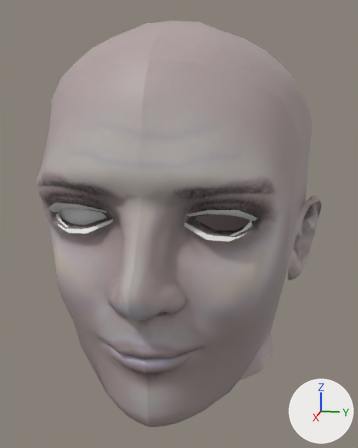
The glTF model Python/pymvu/avatares/Default.Head.Male.glb, before and after one commit.
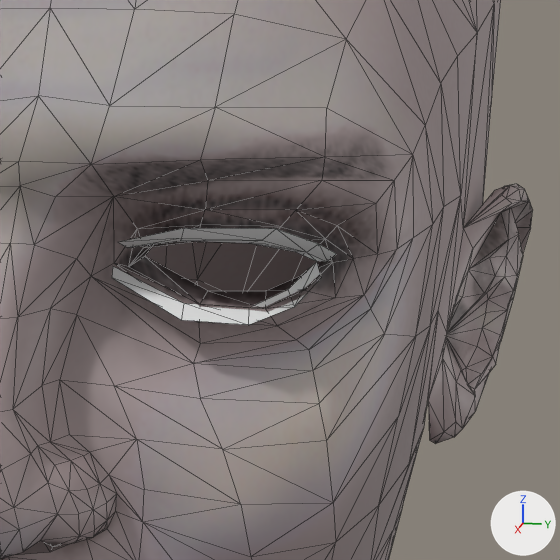
The first picture shows the older version from a 50 mm camera at (0.343, 0.067, 0.757) aimed at (0.011, 0.001, 0.674). The close-ups show both versions on the part from 41% to 92% of the width and 30% to 71% of the height of that picture; other places that the commit changed are outside them. Arrows for +X, +Y and +Z are at lower right; the lights stay in place. The close-ups show mesh edges as thin lines. Vertices at the same position are counted once.

Objects in the first close-up: 'eyelashes', 'head'.
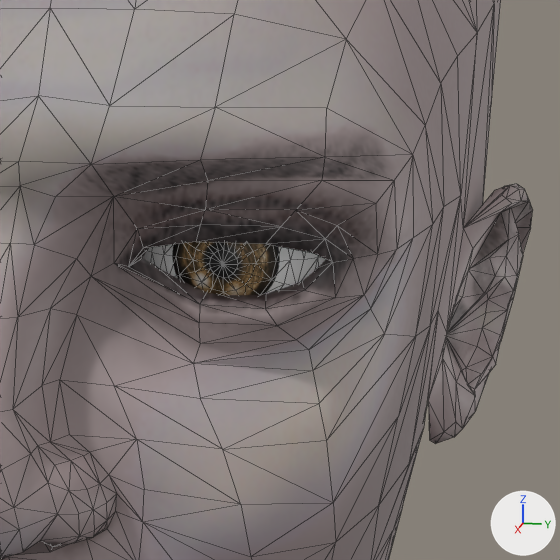
Pixel boxes [x1, y1, x2, y2] of what changed, in the close-ups (560 x 560 px):
'eyes', reshaped (not visible before)
    after: [143, 242, 326, 295]
'eyelashes', deleted
    before: [112, 228, 336, 325]

The change, as a list of edits to the scene's bpy script:
```text
Add img_avatar_eye_dark_copper:
    img_avatar_eye_dark_copper = load_image('AVATAR-EYE-DARK COPPER', '_unpacked/AVATAR-EYE-DARK_COPPER', 512, 512, 'sRGB')
Add mat_material_006:
    mat_material_006 = principled_material('Material.006')
    mat_material_006.texture = img_avatar_eye_dark_copper
Change me_eyeballleftmeshmesh:
    where me_eyeballleftmeshmesh.from_pydata(...)  # 145 vertices, 272 faces; spans x 0.0724..0.0924, y -0.0602..-0.0178, z 0.6755..0.7179
    used by ob_eyes; location = (0.0, 0.0, 0.0)
    me_eyeballleftmeshmesh part 1: the loose piece of 145 vertices spanning x 0.0724..0.0924, y -0.0602..-0.0178, z 0.6755..0.7179 is copied, and the copy is mirrored in y about the mesh origin, in mat_material_006 (picture img_avatar_eye_dark_copper); it spans x 0.0724..0.0924, y 0.0178..0.0602, z 0.6755..0.7179
    add me_eyeballleftmeshmesh.materials.append(mat_material_006)  # picture img_avatar_eye_dark_copper
Remove ob_eyelashes:
    ob_eyelashes = bpy.data.objects.new('eyelashes', me_eyelashmeshmesh)
    ob_eyelashes.location = (0.0, 0.0, 0.0)
```
